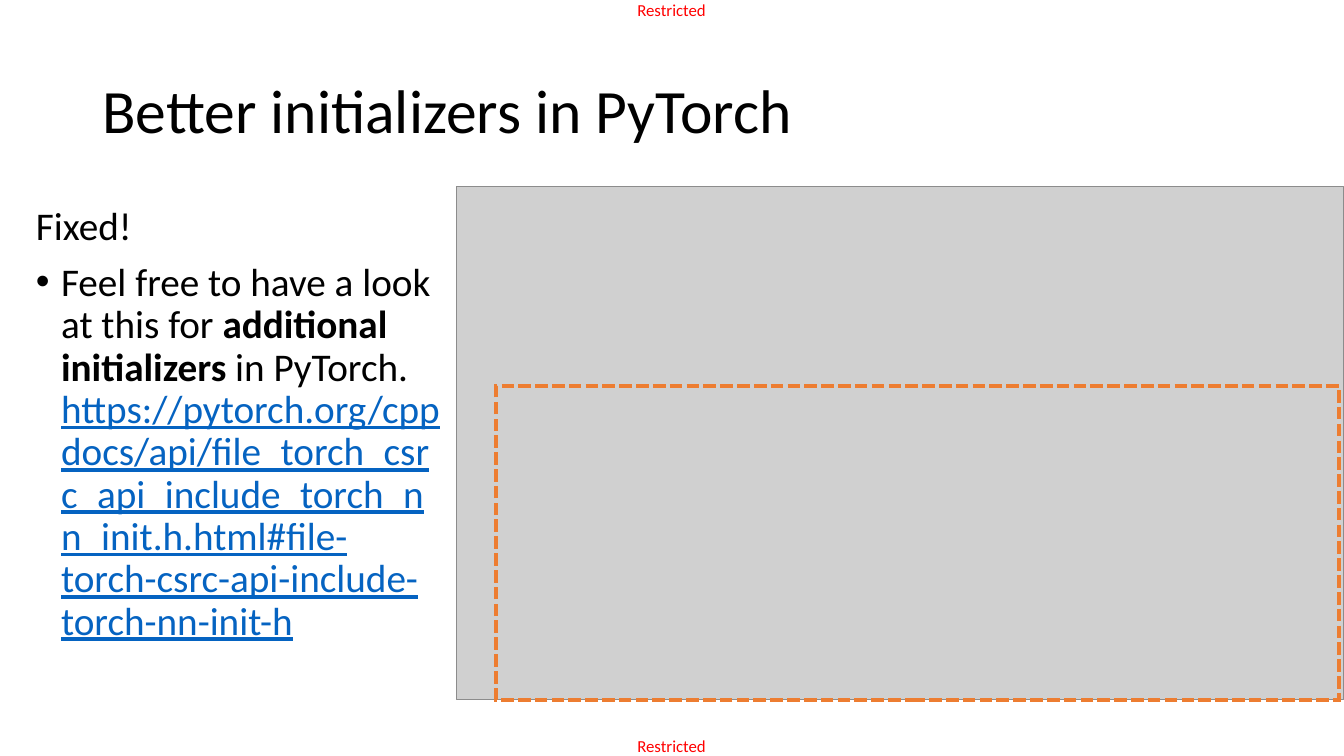
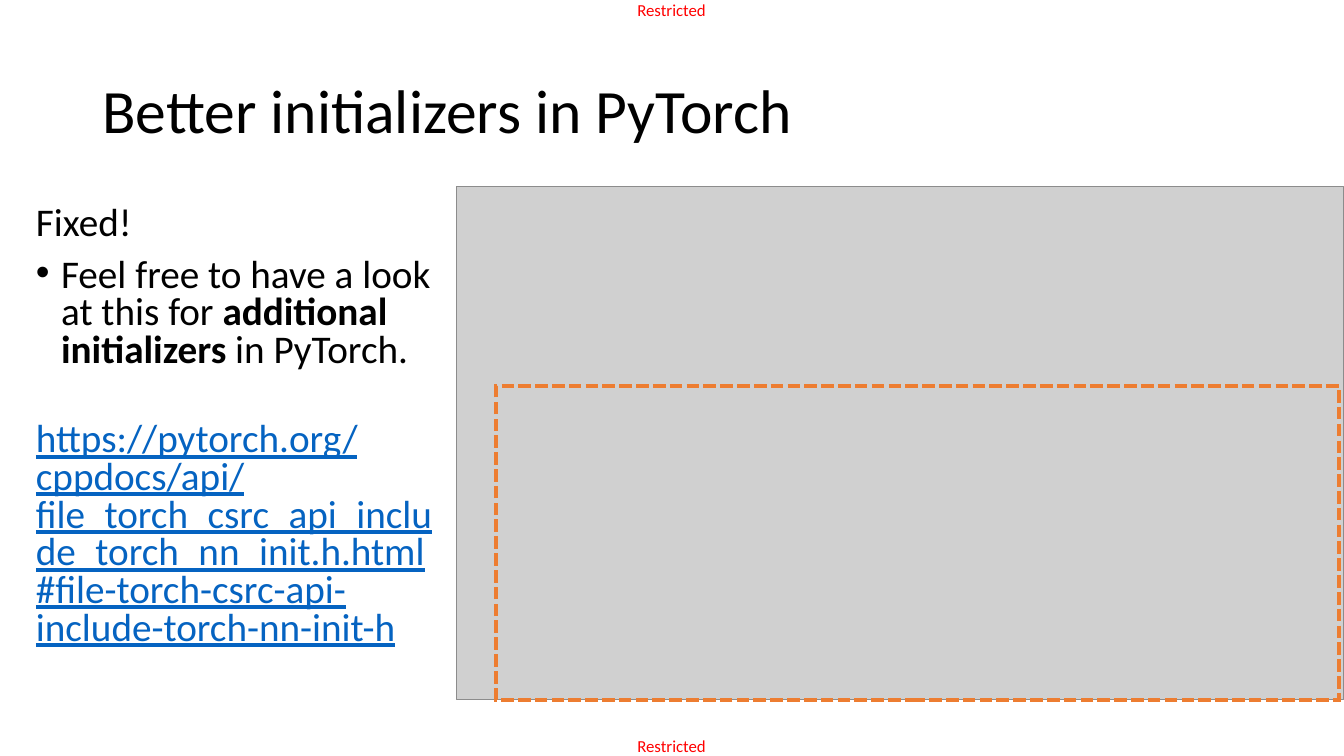
Before and after one commit to matthieudemari/SUTD_DL_50_039, a slide deck: slide 32 of W3/2. W3S2 final/W3S2.pptx. Drawn at 1344x756 pixels with LibreOffice and Linux fonts; fonts in the diff are those of the drawing; grey boxes stand for pictures. Boxes give left, top, right and bottom in pixels: in the first picture for what was removed or moved away, otherwise in the second. Text is boxed around its words. In the diff, an @@ line names an element or a change of style, - is before the commit and + after.

```diff
--- a/W3/2. W3S2 final/W3S2.pptx
+++ b/W3/2. W3S2 final/W3S2.pptx
@@ text at bbox=[36, 208, 132, 237]: line spacing 0.9 to 0.8 @@
@@ text at bbox=[36, 260, 432, 647]: text changed @@
-• Feel free to have a look at this for additional initializers in PyTorch.
-  https://pytorch.org/cppdocs/api/file_torch_csrc_api_include_torch_nn_init.h.html#file-torch-csrc-api-include-torch-nn-init-h
+• Feel free to have a look at this for additional initializers in PyTorch.
+https://pytorch.org/cppdocs/api/file_torch_csrc_api_include_torch_nn_init.h.html#file-torch-csrc-api-include-torch-nn-init-h
```
Also in this commit, not shown: 1 other slide changed, 2 slides added, 1 slide removed, 13 other files.
